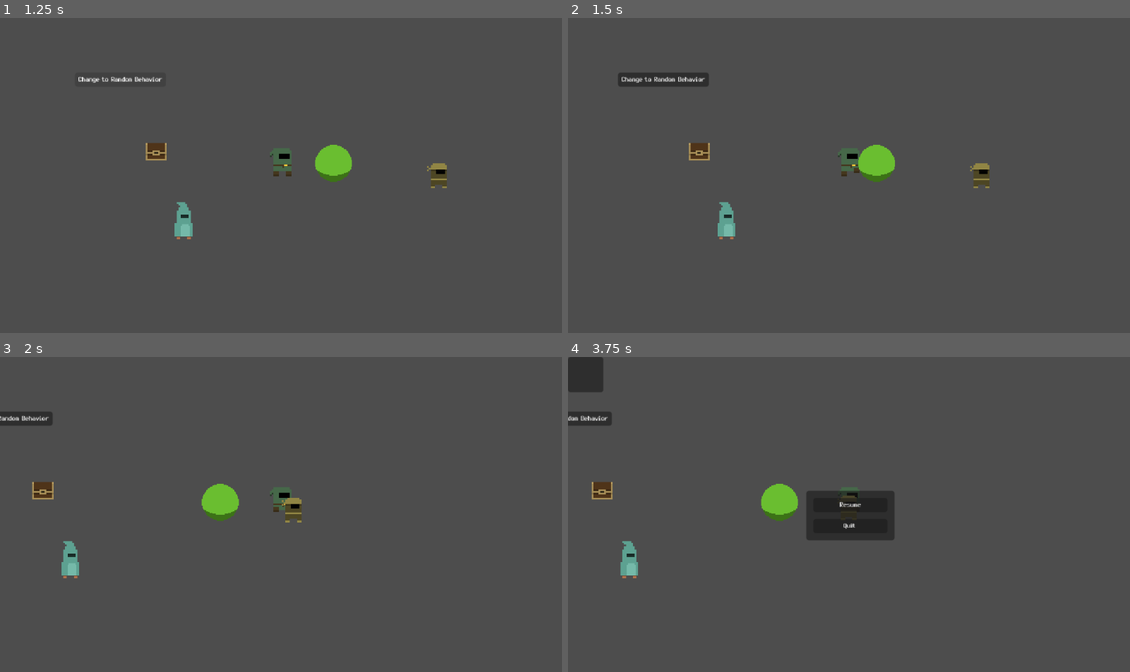
Above: before the commit, frames 1-4 (two rows, left to right).
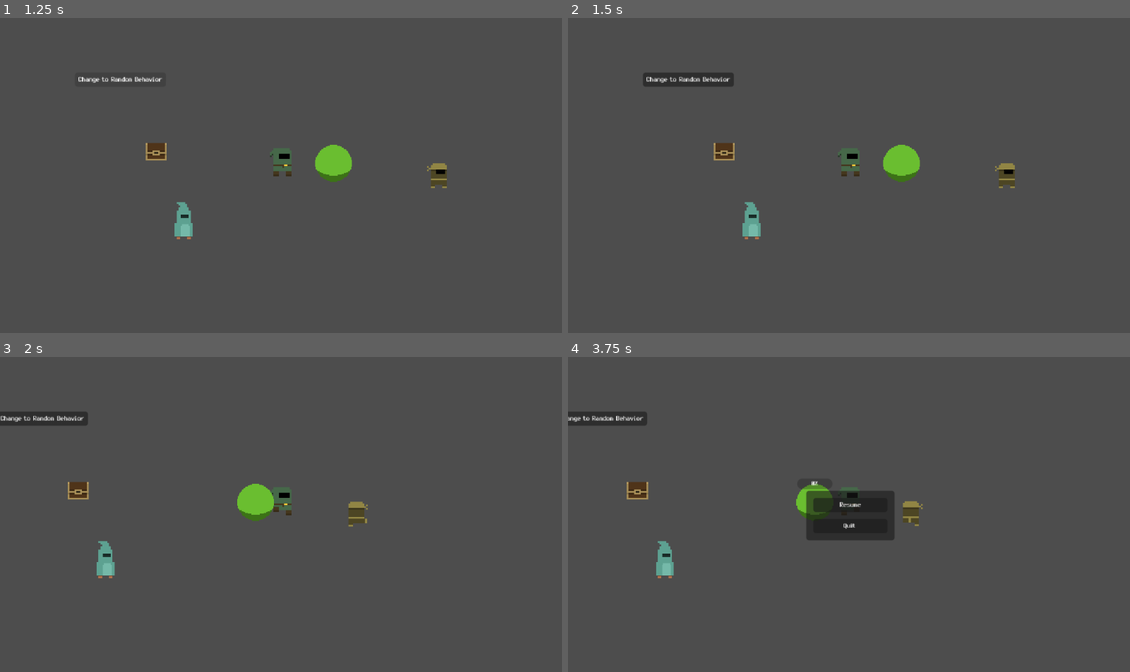
Above: after the commit, the same moments.

Repository: refrka/123Rpg
Game: Godot game, scene res://game_root.tscn
Two runs of this game, one before a commit and one after it. Both use one fixed random seed, a clock stepped at 60 frames per second and the inputs below.
Inputs (mouse positions are in pixels of both pictures, inside the frame that each line leads up to):
- Up to frame 1 (1.25 s): click "Change to Random Behavior" at 0.5 s
- Up to frame 2 (1.5 s): tap Enter at 1.25 s; move the mouse to (972, 159) at 1.27 s; press the mouse at (972, 159) at 1.28 s; hold D (move_right) from 1.28 s (still down)
- Up to frame 3 (2 s): keep holding D (move_right)
- Up to frame 4 (3.75 s): move the mouse to (736, 530) at 2.02 s; release D (move_right) at 2.03 s; release the mouse at (736, 530) at 2.03 s; hold Escape (back) 2.03-2.75 s; click (736, 530) at 2.1 s; click "Resume" at 2.75 s; tap Space at 3.5 s; move the mouse to (905, 445) at 3.52 s; hold D (move_right) from 3.53 s (still down); hold E (interact) from 3.53 s (still down)

Frame 1 is identical in both runs. In frame 2, 2.9% of the frame differs, in the area x 8-80%, y 17-71%; in frame 3, 3.0%; in frame 4, 3.2%, in the area x 0-64%, y 0-71%.

Commit message:
Expanded ExecuteAttackCommand to allow for combo chances via buffer_index_chances

Diff:
--- a/area_trigger.gd
+++ b/area_trigger.gd
@@ -1,28 +1 @@
 extends Area2D
-
-
-
-
-
-func _ready() -> void:
-
-	body_entered.connect(_on_body_entered)
-
-
-
-
-func _on_body_entered(body: PhysicsBody2D) -> void:
-
-	if body.entity_def.entity_id != "thief":
-
-		return
-
-	var behavior_component = body.get_component(BehaviorComponent)
-
-	var behavior = behavior_component.behaviors[3]
-
-	var player = get_tree().get_first_node_in_group("player")
-
-	behavior.blackboard.set_value("target_entity", player)
-
-	behavior_component._change_behavior(behavior)
--- a/entity/character_node.tscn
+++ b/entity/character_node.tscn
@@ -20,6 +20,7 @@
 [ext_resource type="Script" uid="uid://bjeoxvqlvv3o1" path="res://system/state/combat_ready_state.gd" id="16_cku0k"]
 [ext_resource type="Script" uid="uid://diqawhqdf7cvv" path="res://system/state/body_interacting_state.gd" id="17_dsukw"]
 [ext_resource type="Script" uid="uid://dh3eu5bypxxop" path="res://system/state/combat_attacking_state.gd" id="17_hv6ro"]
+[ext_resource type="Script" uid="uid://c1ab0ojesdubb" path="res://system/state/body_moving_state.gd" id="18_ovhqt"]
 
 [sub_resource type="Animation" id="Animation_3al13"]
 length = 0.001
@@ -167,8 +168,8 @@
 &"flinch": SubResource("Animation_dsukw")
 }
 
-[sub_resource type="RectangleShape2D" id="RectangleShape2D_dgn7c"]
-size = Vector2(12, 18)
+[sub_resource type="RectangleShape2D" id="RectangleShape2D_ovhqt"]
+size = Vector2(16, 5.5)
 
 [sub_resource type="Animation" id="Animation_hv6ro"]
 resource_name = "attack_0"
@@ -231,7 +232,7 @@
 "times": PackedFloat32Array(0, 0.099023566),
 "transitions": PackedFloat32Array(1, 1),
 "update": 1,
-"values": [SubResource("RectangleShape2D_dgn7c"), null]
+"values": [SubResource("RectangleShape2D_ovhqt"), null]
 }
 tracks/5/type = "value"
 tracks/5/imported = false
@@ -271,6 +272,9 @@
 "method": &"_set_buffer_enabled_state"
 }]
 }
+
+[sub_resource type="RectangleShape2D" id="RectangleShape2D_ifkok"]
+size = Vector2(12, 18)
 
 [sub_resource type="Animation" id="Animation_ovhqt"]
 resource_name = "attack_0"
@@ -406,7 +410,7 @@
 [node name="CombatHitbox" parent="VisualRoot/BodyVisualRoot/CombatVisualRoot/CombatSprite" unique_id=1741834420 instance=ExtResource("2_0rdkl")]
 
 [node name="CollisionShape2D" parent="VisualRoot/BodyVisualRoot/CombatVisualRoot/CombatSprite/CombatHitbox" index="0" unique_id=237750791]
-position = Vector2(2, 0)
+position = Vector2(2, -0.25)
 debug_color = Color(1, 0, 0.1833334, 0.03137255)
 
 [node name="BodyCollision" type="CollisionShape2D" parent="." unique_id=1637569305]
@@ -479,6 +483,10 @@
 [node name="BodyInteractingState" type="Node" parent="StateMachine/BodyRoot" unique_id=1823712526]
 script = ExtResource("17_dsukw")
 
+[node name="BodyMovingState" type="Node" parent="StateMachine/BodyRoot" unique_id=442418789]
+script = ExtResource("18_ovhqt")
+metadata/_custom_type_script = "uid://c1ab0ojesdubb"
+
 [node name="CombatRoot" type="Node" parent="StateMachine" unique_id=822405411]
 
 [node name="CombatIdleState" type="Node" parent="StateMachine/CombatRoot" unique_id=623793027]
@@ -491,6 +499,7 @@
 
 [node name="CombatAttackingState" type="Node" parent="StateMachine/CombatRoot" unique_id=616574193]
 script = ExtResource("17_hv6ro")
+allow_reenter = true
 
 [node name="CenterMarker" type="Marker2D" parent="." unique_id=1102797740]
 
--- a/entity/characters/enemies/thief.tscn
+++ b/entity/characters/enemies/thief.tscn
@@ -24,6 +24,26 @@
 atlas = ExtResource("2_bqkhk")
 region = Rect2(0, 0, 32, 32)
 
+[sub_resource type="AtlasTexture" id="AtlasTexture_ghgwx"]
+atlas = ExtResource("2_bqkhk")
+region = Rect2(32, 0, 32, 32)
+
+[sub_resource type="AtlasTexture" id="AtlasTexture_qsuqc"]
+atlas = ExtResource("2_bqkhk")
+region = Rect2(64, 0, 32, 32)
+
+[sub_resource type="AtlasTexture" id="AtlasTexture_pg8bi"]
+atlas = ExtResource("2_bqkhk")
+region = Rect2(96, 0, 32, 32)
+
+[sub_resource type="AtlasTexture" id="AtlasTexture_1860w"]
+atlas = ExtResource("2_bqkhk")
+region = Rect2(0, 32, 32, 32)
+
+[sub_resource type="AtlasTexture" id="AtlasTexture_4bbsn"]
+atlas = ExtResource("2_bqkhk")
+region = Rect2(32, 32, 32, 32)
+
 [sub_resource type="SpriteFrames" id="SpriteFrames_boad6"]
 animations = [{
 "frames": [{
@@ -33,6 +53,36 @@
 "loop": 1,
 "name": &"idle_down",
 "speed": 5.0
+}, {
+"frames": [{
+"duration": 1.0,
+"texture": SubResource("AtlasTexture_ghgwx")
+}],
+"loop": 0,
+"name": &"idle_up",
+"speed": 5.0
+}, {
+"frames": [{
+"duration": 1.0,
+"texture": SubResource("AtlasTexture_qsuqc")
+}, {
+"duration": 1.0,
+"texture": SubResource("AtlasTexture_pg8bi")
+}],
+"loop": 1,
+"name": &"moving_down",
+"speed": 10.0
+}, {
+"frames": [{
+"duration": 1.0,
+"texture": SubResource("AtlasTexture_1860w")
+}, {
+"duration": 1.0,
+"texture": SubResource("AtlasTexture_4bbsn")
+}],
+"loop": 1,
+"name": &"moving_up",
+"speed": 10.0
 }]
 
 [sub_resource type="CapsuleShape2D" id="CapsuleShape2D_qjkh3"]
--- a/entity/characters/enemies/thief_def.tres
+++ b/entity/characters/enemies/thief_def.tres
@@ -52,11 +52,12 @@
 
 [sub_resource type="Resource" id="Resource_ghgwx"]
 script = ExtResource("8_1mi0g")
+buffer_index_chances = Array[float]([0.5])
 await_result = true
 
 [sub_resource type="Resource" id="Resource_mkou2"]
 script = ExtResource("5_5on3h")
-idle_duration_range = Vector2(0.4, 0.4)
+idle_duration_range = Vector2(0.1, 0.2)
 
 [sub_resource type="Resource" id="Resource_8tlgu"]
 script = ExtResource("3_f0ixx")
@@ -72,7 +73,7 @@
 
 [sub_resource type="Resource" id="Resource_n4r2q"]
 script = ExtResource("5_5on3h")
-idle_duration_range = Vector2(2, 3)
+idle_duration_range = Vector2(1, 1.5)
 
 [sub_resource type="Resource" id="Resource_mwj7e"]
 script = ExtResource("3_f0ixx")
--- a/item/equipment/weapons/short_sword/short_sword_def.tres
+++ b/item/equipment/weapons/short_sword/short_sword_def.tres
@@ -7,12 +7,12 @@
 [sub_resource type="Resource" id="Resource_1lokr"]
 script = ExtResource("1_1lokr")
 speed_factor = 0.0
-cooldown_duration = 0.5
 metadata/_custom_type_script = "uid://beib7squx5764"
 
 [sub_resource type="Resource" id="Resource_qh867"]
 script = ExtResource("1_1lokr")
 damage_range = Vector2(2, 2)
+speed_factor = 0.5
 metadata/_custom_type_script = "uid://beib7squx5764"
 
 [sub_resource type="Resource" id="Resource_3c82k"]
--- a/player/player.tscn
+++ b/player/player.tscn
@@ -7,7 +7,6 @@
 [ext_resource type="Resource" uid="uid://de86yi014b1de" path="res://player/player_def.tres" id="2_yw30f"]
 [ext_resource type="Script" uid="uid://df30ovb71pxmp" path="res://item/item_data.gd" id="4_hg6s5"]
 [ext_resource type="Script" uid="uid://bs86td7ogvkvn" path="res://item/inventory.gd" id="5_8t03j"]
-[ext_resource type="Script" uid="uid://c1ab0ojesdubb" path="res://system/state/body_moving_state.gd" id="5_qjkh3"]
 [ext_resource type="Resource" uid="uid://ip5x13rcarsr" path="res://item/equipment/weapons/short_sword/short_sword_def.tres" id="6_2ieo8"]
 [ext_resource type="Script" uid="uid://bcfls24p4qdwo" path="res://system/component/interaction_component.gd" id="6_boad6"]
 [ext_resource type="Script" uid="uid://c6m2qonkgur2h" path="res://item/equipment_data.gd" id="7_ebec5"]
@@ -47,6 +46,30 @@
 atlas = ExtResource("2_g1dw6")
 region = Rect2(0, 0, 36, 36)
 
+[sub_resource type="AtlasTexture" id="AtlasTexture_bjvpn"]
+atlas = ExtResource("2_g1dw6")
+region = Rect2(36, 0, 36, 36)
+
+[sub_resource type="AtlasTexture" id="AtlasTexture_s7qer"]
+atlas = ExtResource("2_g1dw6")
+region = Rect2(36, 72, 36, 36)
+
+[sub_resource type="AtlasTexture" id="AtlasTexture_g4c7l"]
+atlas = ExtResource("2_g1dw6")
+region = Rect2(72, 72, 36, 36)
+
+[sub_resource type="AtlasTexture" id="AtlasTexture_knn7v"]
+atlas = ExtResource("2_g1dw6")
+region = Rect2(108, 72, 36, 36)
+
+[sub_resource type="AtlasTexture" id="AtlasTexture_7pqkx"]
+atlas = ExtResource("2_g1dw6")
+region = Rect2(144, 72, 36, 36)
+
+[sub_resource type="AtlasTexture" id="AtlasTexture_uw77l"]
+atlas = ExtResource("2_g1dw6")
+region = Rect2(36, 0, 36, 36)
+
 [sub_resource type="AtlasTexture" id="AtlasTexture_boad6"]
 atlas = ExtResource("2_g1dw6")
 region = Rect2(0, 0, 36, 36)
@@ -94,6 +117,29 @@
 }],
 "loop": 0,
 "name": &"dodge_down",
+"speed": 5.0
+}, {
+"frames": [{
+"duration": 0.5,
+"texture": SubResource("AtlasTexture_bjvpn")
+}, {
+"duration": 0.5,
+"texture": SubResource("AtlasTexture_s7qer")
+}, {
+"duration": 0.5,
+"texture": SubResource("AtlasTexture_g4c7l")
+}, {
+"duration": 0.5,
+"texture": SubResource("AtlasTexture_knn7v")
+}, {
+"duration": 0.5,
+"texture": SubResource("AtlasTexture_7pqkx")
+}, {
+"duration": 0.5,
+"texture": SubResource("AtlasTexture_uw77l")
+}],
+"loop": 0,
+"name": &"down_up",
 "speed": 5.0
 }, {
 "frames": [{
@@ -165,7 +211,9 @@
 
 [node name="BodyAnimatedSprite" parent="VisualRoot/BodyVisualRoot" index="0" unique_id=1518069600]
 sprite_frames = SubResource("SpriteFrames_g6k8r")
-animation = &"moving_up"
+animation = &"down_up"
+frame = 5
+frame_progress = 1.0
 
 [node name="CombatAnimationPlayer" parent="VisualRoot/BodyVisualRoot/CombatVisualRoot" parent_id_path=PackedInt32Array(1666789074) index="0" unique_id=23580488]
 libraries/player = SubResource("AnimationLibrary_ebec5")
@@ -198,9 +246,8 @@
 script = ExtResource("6_boad6")
 metadata/_custom_type_script = "uid://bcfls24p4qdwo"
 
-[node name="BodyMovingState" type="Node" parent="StateMachine/BodyRoot" parent_id_path=PackedInt32Array(1947284531) index="1" unique_id=1193616849]
-script = ExtResource("5_qjkh3")
-metadata/_custom_type_script = "uid://c1ab0ojesdubb"
+[node name="CombatAttackingState" parent="StateMachine/CombatRoot" parent_id_path=PackedInt32Array(822405411) index="2" unique_id=616574193]
+allow_reenter = true
 
 [node name="CenterMarker" parent="." index="8" unique_id=1102797740]
 y_sort_enabled = true
--- a/system/command/execute_attack_command.gd
+++ b/system/command/execute_attack_command.gd
@@ -1,7 +1,7 @@
 class_name ExecuteAttackCommand extends Command
 
 
-
+@export var buffer_index_chances: Array[float]
 
 
 var combat_component: CombatComponent
@@ -14,11 +14,17 @@
 
 	combat_component = _get_actor().get_component(CombatComponent)
 
-	combat_component.attack_finished.connect(_on_attack_finished, CONNECT_ONE_SHOT)
+	combat_component.buffered = false
+
+	combat_component.attack_finished.connect(_on_attack_finished)
+
+	if buffer_index_chances.size() - 1 >= combat_component.current_attack_index:
+
+		if randf() < buffer_index_chances[combat_component.current_attack_index]:
+
+			combat_component.buffered = true
 
 	combat_component._try_attack()
-
-
 
 	_set_result(Result.PENDING)
 
@@ -38,6 +44,10 @@
 
 func _on_attack_finished() -> void:
 
-	_set_result(Result.SUCCESS)
+	if !combat_component.buffered:
 
-	command_executed.emit()
+		combat_component.attack_finished.disconnect(_on_attack_finished)
+
+		_set_result(Result.SUCCESS)
+
+		command_executed.emit()
--- a/system/component/animation_component.gd
+++ b/system/component/animation_component.gd
@@ -25,6 +25,9 @@
 
 
 
+
+
+
 func play_moving_dir(dir: Vector2) -> void:
 
 	_set_body_flip_state(dir.x < 0.0)
--- a/system/component/behavior_component.gd
+++ b/system/component/behavior_component.gd
@@ -8,6 +8,8 @@
 
 var current_behavior: Behavior
 
+var current_target_disposition: Disposition
+
 var dispositions: Array[Disposition]
 
 
@@ -76,6 +78,10 @@
 
 func _evaluate_all(target_disposition: Disposition = null) -> void:
 
+	if !target_disposition:
+
+		target_disposition = current_target_disposition
+
 	var best_score:= -INF
 
 	var best_behavior: Behavior = null
@@ -94,6 +100,8 @@
 
 			best_behavior = behavior
 
+	current_target_disposition = target_disposition
+
 	_change_behavior(best_behavior)
 
 
@@ -180,7 +188,7 @@
 
 func _on_evaluation_requested() -> void:
 
-	_evaluate_all()
+	_evaluate_all(current_target_disposition)
 
 
 
--- a/system/component/combat_component.gd
+++ b/system/component/combat_component.gd
@@ -96,7 +96,7 @@
 
 		if not cooldown_enabled:
 
-			_start_atack()
+			_start_attack()
 
 	else:
 
@@ -116,7 +116,7 @@
 
 
 
-func _start_atack() -> void:
+func _start_attack() -> void:
 
 	var attack_entry = _get_attack_entry()
 
@@ -149,7 +149,7 @@
 
 		current_attack_index += 1
 
-		_start_atack()
+		_start_attack()
 
 	else:
 
@@ -228,7 +228,6 @@
 
 
 
-
 func _set_attack_dir() -> void:
 
 	var dir = _get_current_attack_dir()
@@ -242,6 +241,8 @@
 
 
 
+
+
 func _get_current_attack_animation_name() -> String:
 
 	return "%s/attack_%s" % [current_library_name, current_attack_index]
--- a/system/component/movement_component.gd
+++ b/system/component/movement_component.gd
@@ -38,8 +38,6 @@
 func halt() -> void:
 
 	set_move_dir(Vector2.ZERO)
-
-	current_move_velocity = Vector2.ZERO
 
 
 
--- a/system/state/combat_attacking_state.gd
+++ b/system/state/combat_attacking_state.gd
@@ -3,6 +3,19 @@
 
 signal attack_finished
 
+
+
+var movement_component: MovementComponent
+
+var modifier: Modifier
+
+
+
+func _initialize(_entity: EntityNode, _state_machine: StateMachine) -> void:
+
+	super(_entity, _state_machine)
+
+	movement_component = entity.get_component(MovementComponent)
 
 
 
@@ -14,10 +27,27 @@
 
 	super()
 
+	if modifier:
+
+		movement_component.modifier_tracker.remove_modifier(modifier)
+
 	animation_component.combat_anim_player.play(combat_component.current_animation_name)
+
+	var attack_entry = combat_component._get_attack_entry()
+
+	modifier = Modifier.new_passive(attack_entry.speed_factor)
+
+	movement_component.modifier_tracker.add_modifier(modifier)
 
 
 
+
+
+func _exit() -> void:
+
+	super()
+
+	movement_component.modifier_tracker.remove_modifier(modifier)
 
 
 
--- a/system/state/state.gd
+++ b/system/state/state.gd
@@ -78,6 +78,8 @@
 
 
 
+
+
 func _exit() -> void:
 
 	active = false
--- a/system/state/state_machine.gd
+++ b/system/state/state_machine.gd
@@ -137,9 +137,13 @@
 
 	if new_state is BodyState:
 
-		if new_state == current_body_state and current_body_state.allow_reenter:
-
-			current_body_state._enter()
+		if new_state == current_body_state:
+
+			if current_body_state.allow_reenter:
+
+				current_body_state._disconnect_signals()
+
+				current_body_state._enter()
 
 			return
 
@@ -155,9 +159,13 @@
 
 	elif new_state is CombatState:
 
-		if new_state == current_body_state and current_body_state.allow_reenter:
-
-			current_combat_state._enter()
+		if new_state == current_combat_state:
+
+			if current_combat_state.allow_reenter:
+
+				current_combat_state._disconnect_signals()
+
+				current_combat_state._enter()
 
 			return
 
Not shown: 1 places in entity/character_node.tscn that only renumber resources
